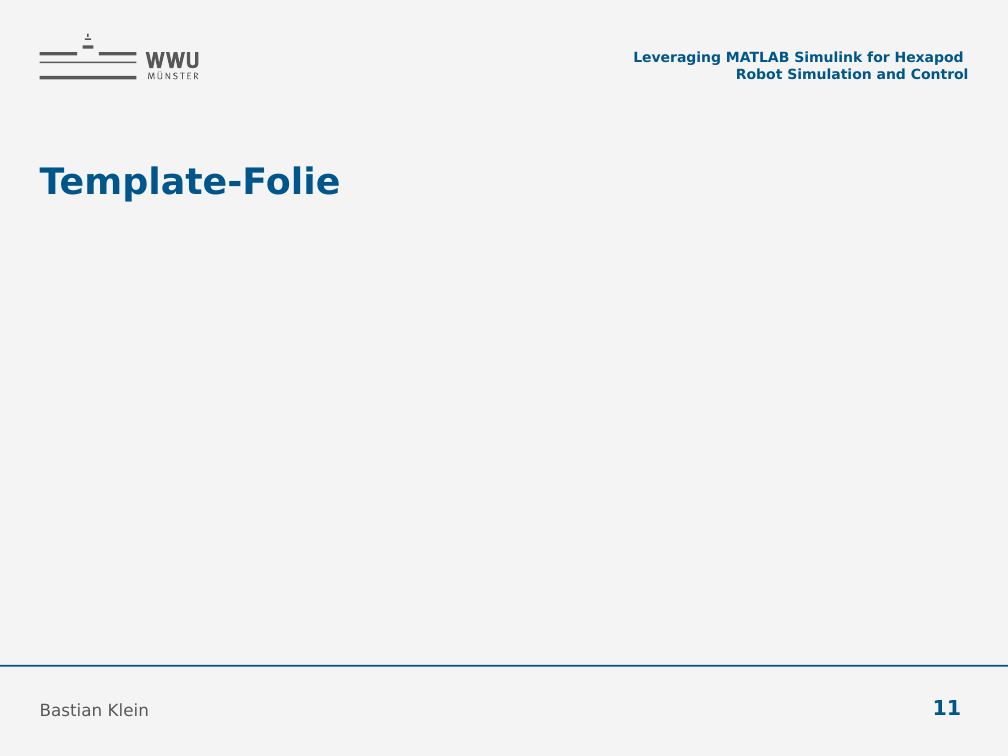
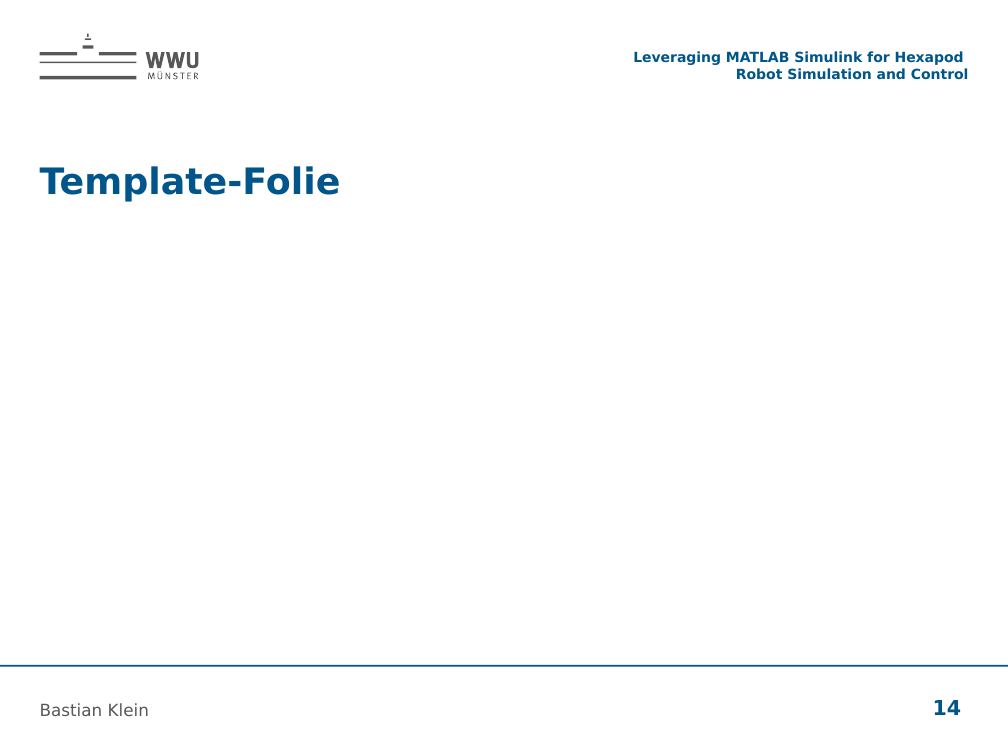
Before and after one commit to bastianklein612/Bachelor-Thesis, a slide deck: slide 14 of presentation/Zwischenvortrag.pptx (slide 11 before the commit). Drawn at 1008x756 pixels with LibreOffice and Linux fonts; fonts in the diff are those of the drawing; background and template pictures are left out. Boxes give left, top, right and bottom in pixels: in the first picture for what was removed or moved away, otherwise in the second. Text is boxed around its words. In the diff, an @@ line names an element or a change of style, - is before the commit and + after.

```diff
--- a/presentation/Zwischenvortrag.pptx
+++ b/presentation/Zwischenvortrag.pptx
@@ background #F4F4F4 to #FFFFFF @@
@@ page number at [933, 700, 962, 715]: text changed @@
-11
+14
```
Also in this commit, not shown: 10 other slides changed, 3 slides added, 5 other files.
